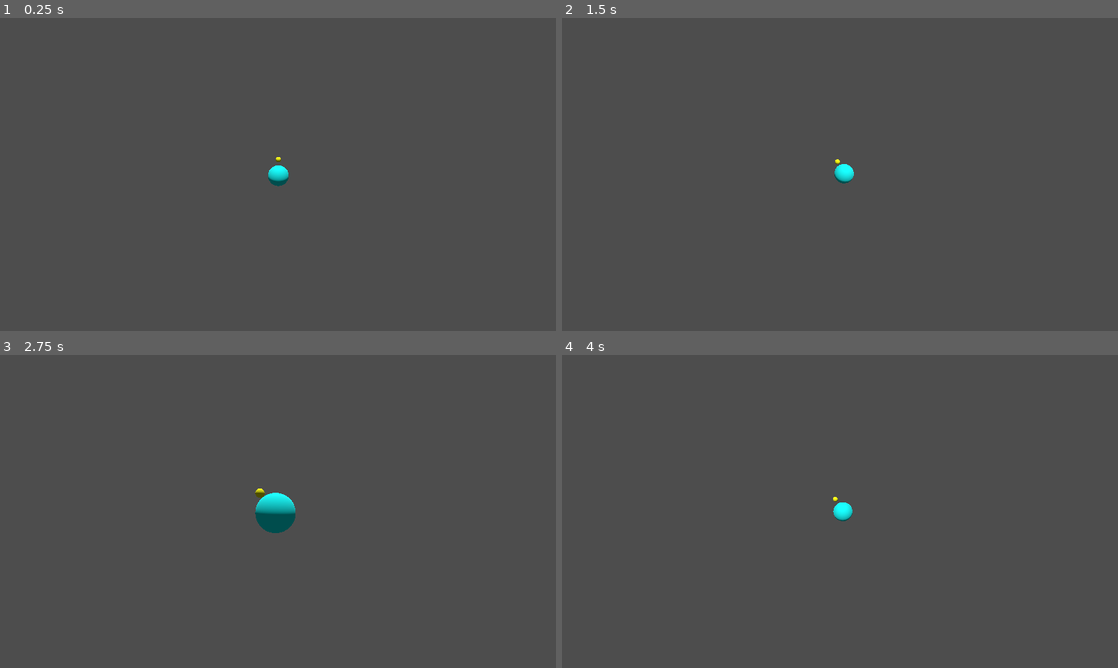
Above: before the commit, frames 1-4 (two rows, left to right).
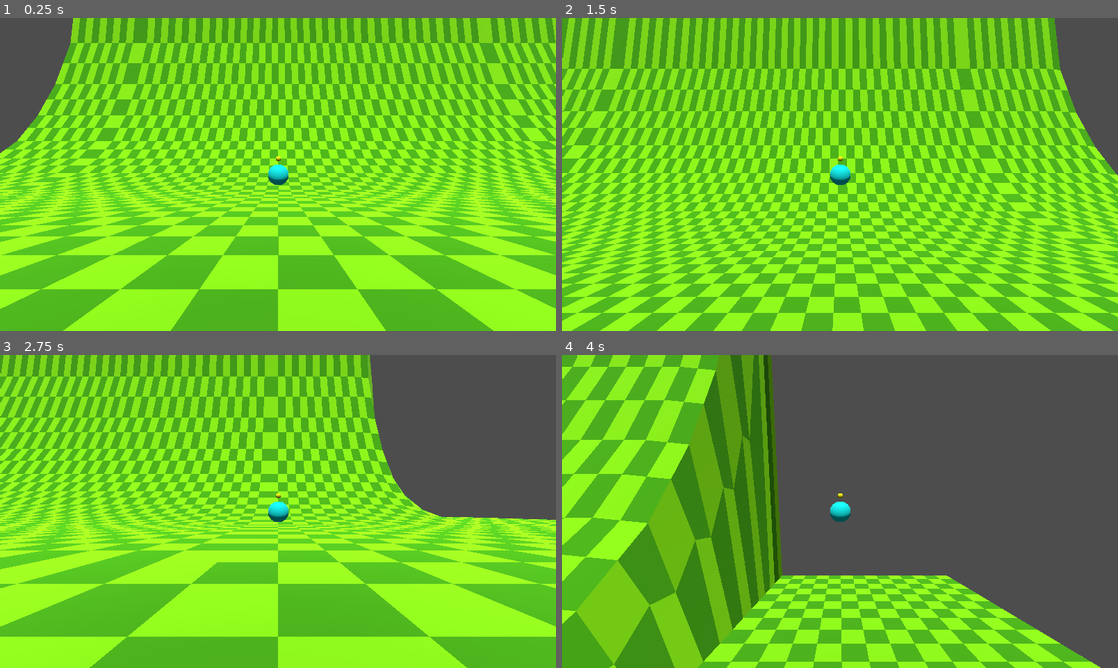
Above: after the commit, the same moments.

Repository: virattus/sonic-ringworlds-s1
Game: Godot game, scene res://scenes/SphereMovement/SphereMovement.tscn
Same seed, same stepped clock (60 frames per second), same inputs: the game is played once before the commit and once after it. This scene is started directly instead of the project's main scene.
Inputs (mouse positions are in pixels of both pictures, inside the frame that each line leads up to):
- Up to frame 1 (0.25 s): no input
- Up to frame 2 (1.5 s): tap Enter (Pause) at 0.5 s; move the mouse to (962, 158) at 0.52 s; hold D (Move_Right) 0.53-1.28 s; hold Ctrl (Attack) 0.53-1.28 s; click (962, 158) at 0.67 s; tap Space (Jump) at 0.77 s; move the mouse to (728, 190) at 1.27 s; hold S (Move_Backward) from 1.28 s (still down); tap Down (Camera_Down) at 1.35 s; click (728, 190) at 1.42 s
- Up to frame 3 (2.75 s): tap Space (Jump) at 1.52 s; move the mouse to (333, 442) at 2.02 s; release S (Move_Backward) at 2.03 s; hold D (Move_Right) from 2.03 s (still down); tap Left (Camera_Left) at 2.1 s; click (333, 442) at 2.17 s
- Up to frame 4 (4 s): move the mouse to (812, 574) at 2.77 s; release D (Move_Right) at 2.78 s; hold W (Move_Forward) 2.78-3.53 s; tap Right (Camera_Right) at 2.85 s; click (812, 574) at 2.92 s; tap Space (Jump) at 3.02, 3.77 s; move the mouse to (1006, 558) at 3.52 s; hold A (Move_Left) from 3.53 s (still down); tap Up (Camera_Up) at 3.6 s; click (1006, 558) at 3.67 s

The runs differ from the first frame. In frame 1, 96% of the frame differs, in the area x 0-100%, y 0-100%; in frame 2, 96%; in frame 3, 84%; in frame 4, 52%.

Commit message:
adding rings and balloons to gltf loader

Diff:
--- a/entities/Sonic/Sonic.gd
+++ b/entities/Sonic/Sonic.gd
@@ -101,7 +101,9 @@
 		velocity = Vector3.ZERO
 		up_direction = Vector3.UP
 		FloorNormal = Vector3.UP
-		StateM.ChangeState("Idle")
+		StateM.ChangeState("Air", {
+			"SubState": "Fall",
+		})
 
 	if Flicker:
 		CharMesh.visible = (fmod(round(TimerInvincibility.time_left / PARAMETERS.FLICKER_TIME), 2.0) == 0)
--- a/entities/Sonic/Sonic.tscn
+++ b/entities/Sonic/Sonic.tscn
@@ -109,13 +109,13 @@
 [node name="Skeleton3D" parent="CharacterMesh/SonicModel/Armature" index="0"]
 bones/1/position = Vector3(0, -0.334433, 3.08106)
 bones/1/rotation = Quaternion(2.58833e-08, 0.805835, 0.59214, 3.52242e-08)
-bones/2/position = Vector3(-4.74002, 1.55904e-07, 4.60184)
+bones/2/position = Vector3(-4.72443, 1.74922e-07, 4.67589)
 bones/2/rotation = Quaternion(0.118361, -0.815134, 0.537942, 0.179351)
-bones/3/position = Vector3(-2.51267, -0.75626, 0.806734)
+bones/3/position = Vector3(-2.50878, -0.75626, 0.869092)
 bones/3/rotation = Quaternion(-0.254187, -5.64409e-17, 0, 0.967155)
-bones/4/position = Vector3(4.97527, -0.822021, 4.36829)
+bones/4/position = Vector3(4.99476, -0.822021, 4.41895)
 bones/4/rotation = Quaternion(3.35483e-08, -0.641053, 0.767496, -2.80213e-08)
-bones/5/position = Vector3(2.57731, 0.420875, 0.592341)
+bones/5/position = Vector3(2.56561, 0.420875, 0.627417)
 bones/5/rotation = Quaternion(-0.0922079, -2.04743e-17, 0, 0.99574)
 bones/6/position = Vector3(0, 0.334433, 5.21777)
 bones/6/rotation = Quaternion(2.58833e-08, 0.805835, 0.59214, 3.52242e-08)
--- a/scenes/GLTFLoader/GLTFLoader.gd
+++ b/scenes/GLTFLoader/GLTFLoader.gd
@@ -5,6 +5,8 @@
 @export var UseFreeCam := false
 
 const SONIC_GAME = preload("res://scenes/SonicGame/SonicGame.tscn")
+const RING = preload("res://entities/Coin/Coin.tscn")
+const BALLOON = preload("res://entities/Balloon/Balloon.tscn")
 
 func _ready() -> void:
 	$FileDialog.show()
@@ -12,7 +14,7 @@
 
 func LoadScene() -> void:
 	LoadMap()
-	Input.set_mouse_mode(Input.MOUSE_MODE_CAPTURED)
+	#Input.set_mouse_mode(Input.MOUSE_MODE_CAPTURED)
 
 
 func LoadMap() -> bool:
@@ -43,6 +45,15 @@
 		if collshape.shape is ConcavePolygonShape3D:
 			collshape.shape.backface_collision = true
 
+	var ringnodes = scene.find_children("Ring*")
+	for i in ringnodes:
+		var newRing = RING.instantiate()
+		i.add_child(newRing)
+
+	var balloonNodes = scene.find_children("Balloon*")
+	for i in balloonNodes:
+		var newBalloon = BALLOON.instantiate()
+		i.add_child(newBalloon)
 
 	var sonic_game = SONIC_GAME.instantiate()
 	add_child(sonic_game)
@@ -57,6 +68,7 @@
 			$FreeCam.queue_free()
 			var sonic = sonic_game.find_child("Sonic")
 			sonic.global_position = startNode.global_position
+			sonic.StartingPosition = startNode.global_position
 
 
 
--- a/scenes/MovementTesting/MovementTesting.tscn
+++ b/scenes/MovementTesting/MovementTesting.tscn
@@ -23,18 +23,10 @@
 transform = Transform3D(1, 0, 0, 0, 1, 0, 0, 0, 1, 0, 2.17063, 0)
 
 [node name="Skeleton3D" parent="Sonic/CharacterMesh/SonicModel/Armature" index="0"]
-bones/1/position = Vector3(0, -0.334433, 3.08106)
-bones/1/rotation = Quaternion(2.58833e-08, 0.805835, 0.59214, 3.52242e-08)
 bones/2/position = Vector3(-4.66623, 3.22424e-07, 4.95232)
-bones/2/rotation = Quaternion(0.118361, -0.815134, 0.537942, 0.179351)
 bones/3/position = Vector3(-2.49423, -0.75626, 1.10188)
-bones/3/rotation = Quaternion(-0.254187, -5.64409e-17, 0, 0.967155)
 bones/4/position = Vector3(5.0675, -0.822021, 4.60809)
-bones/4/rotation = Quaternion(3.35483e-08, -0.641053, 0.767496, -2.80213e-08)
 bones/5/position = Vector3(2.52197, 0.420875, 0.758357)
-bones/5/rotation = Quaternion(-0.0922079, -2.04743e-17, 0, 0.99574)
-bones/6/position = Vector3(0, 0.334433, 5.21777)
-bones/6/rotation = Quaternion(2.58833e-08, 0.805835, 0.59214, 3.52242e-08)
 
 [node name="SonicAfterimage" parent="." index="3" node_paths=PackedStringArray("SonicNode") instance=ExtResource("8_cy2yj")]
 SonicNode = NodePath("../Sonic")
--- a/scenes/SphereMovement/SphereMovement.tscn
+++ b/scenes/SphereMovement/SphereMovement.tscn
@@ -1,7 +1,8 @@
-[gd_scene load_steps=5 format=3 uid="uid://c2fboayv6dfwq"]
+[gd_scene load_steps=6 format=3 uid="uid://c2fboayv6dfwq"]
 
 [ext_resource type="Script" path="res://scenes/SphereMovement/SphereMovement.gd" id="1_qe4n2"]
 [ext_resource type="PackedScene" uid="uid://jgp1lkva5q0v" path="res://scenes/SphereMovement/TestChar/TestChar.tscn" id="3_hgaue"]
+[ext_resource type="PackedScene" uid="uid://bw0sq0wob8irs" path="res://maps/MovementTesting/MovementTesting.tscn" id="4_2aetb"]
 [ext_resource type="PackedScene" uid="uid://qfs0856743ua" path="res://scenes/SphereMovement/InverseSphere.glb" id="4_qyhcm"]
 
 [sub_resource type="ConcavePolygonShape3D" id="ConcavePolygonShape3D_brkq3"]
@@ -13,18 +14,20 @@
 [node name="DirectionalLight3D" type="DirectionalLight3D" parent="."]
 transform = Transform3D(1, 0, 0, 0, 0.505356, 0.862911, 0, -0.862911, 0.505356, 0, 0, 0)
 
-[node name="Camera3D" type="Camera3D" parent="."]
+[node name="TestChar" parent="." node_paths=PackedStringArray("Cam") instance=ExtResource("3_hgaue")]
+transform = Transform3D(1, 0, 0, 0, 1, 0, 0, 0, 1, 0, 1.60706, -24.4792)
+Cam = NodePath("Camera3D")
+
+[node name="Camera3D" type="Camera3D" parent="TestChar"]
 unique_name_in_owner = true
 transform = Transform3D(1, 0, 0, 0, 1, 0, 0, 0, 1, 0, 0, 9.82427)
 
-[node name="TestChar" parent="." node_paths=PackedStringArray("Cam") instance=ExtResource("3_hgaue")]
-Cam = NodePath("../Camera3D")
-
 [node name="InverseSphere" parent="." instance=ExtResource("4_qyhcm")]
-transform = Transform3D(5, 0, 0, 0, 5, 0, 0, 0, 5, 0, 0, 0)
-visible = false
+transform = Transform3D(5, 0, 0, 0, 5, 0, 0, 0, 5, 0, -9.10759, 0)
 
 [node name="StaticBody3D" type="StaticBody3D" parent="InverseSphere"]
 
 [node name="CollisionShape3D" type="CollisionShape3D" parent="InverseSphere/StaticBody3D"]
 shape = SubResource("ConcavePolygonShape3D_brkq3")
+
+[node name="MovementTesting" parent="." instance=ExtResource("4_2aetb")]
Binary file changed: maps/TestMap/testmap.glb
Not shown, changed: maps/TestMap/testmap.blend
Not shown, changed: maps/TestMap/testmap.blend1
